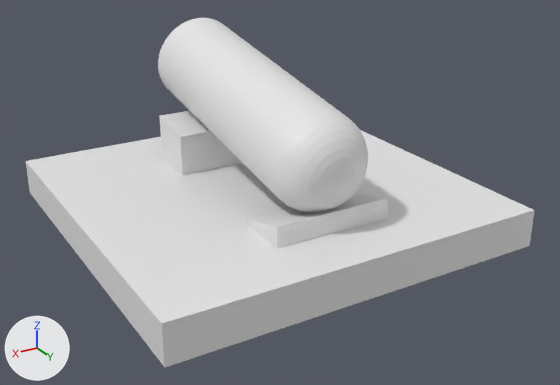
One commit to the Blender file Kanone.blend: the scene before it, then after it.
The view is the same before and after, from a camera (50 mm lens) standing at (3.81, 6.74, 3.62) and looking at (-0.05, 0.32, 0.4). The axes (+X, +Y, +Z) are drawn at lower left. The lights are the same throughout.

The older version as bpy lines, for what is in view:
```python
me_cube = bpy.data.meshes.new('Cube')
me_cube.from_pydata(...)  # a box spanning x -1.0..1.0, y -1.0..1.0, z -1.0..1.0
me_cube.materials.append(mat_material)  # white #e7e7e7
me_cube_001 = bpy.data.meshes.new('Cube.001')
me_cube_001.from_pydata([(-1.0, -1.0, -1.0), (-1.0, -1.0, 1.32), (-1.0, 1.0, -1.0), (-1.0, 1.0, 1.0), (1.0, -1.0, -1.0), (1.0, -1.0, 1.32), (1.0, 1.0, -1.0), (1.0, 1.0, 1.0)], [], [(0, 1, 3, 2), (2, 3, 7, 6), (6, 7, 5, 4), (4, 5, 1, 0), (2, 6, 4, 0), (7, 3, 1, 5)])
me_cube_002 = bpy.data.meshes.new('Cube.002')
me_cube_002.from_pydata(...)  # 14 vertices, 11 faces; spans x -1.0..1.0, y -1.0..1.05, z -1.0..0.07
me_cylinder = bpy.data.meshes.new('Cylinder')
me_cylinder.from_pydata(...)  # 650 vertices, 602 faces; spans x -0.5..0.5, y -0.5..0.5, z -1.5..1.5
ob_cube = bpy.data.objects.new('Cube', me_cube)
ob_cube.location = (0.0, 0.0, 0.2)
ob_cube.scale = (2.0, 2.0, 0.2)
ob_cube_001 = bpy.data.objects.new('Cube.001', me_cube_001)
ob_cube_001.location = (0.0, -0.937, 0.59)
ob_cube_001.scale = (0.625, 0.285, 0.262)
ob_cube_002 = bpy.data.objects.new('Cube.002', me_cube_002)
ob_cube_002.location = (0.0, 1.109, 0.59)
ob_cube_002.rotation_euler = (0.0, 0.0, 3.142)  # degrees (0, 0, 180)
ob_cube_002.scale = (0.625, 0.285, 0.262)
ob_cylinder = bpy.data.objects.new('Cylinder', me_cylinder)
ob_cylinder.location = (0.0, 0.0, 1.2)
ob_cylinder.rotation_euler = (1.396, 0.0, 0.0)  # degrees (80, 0, 0)
```
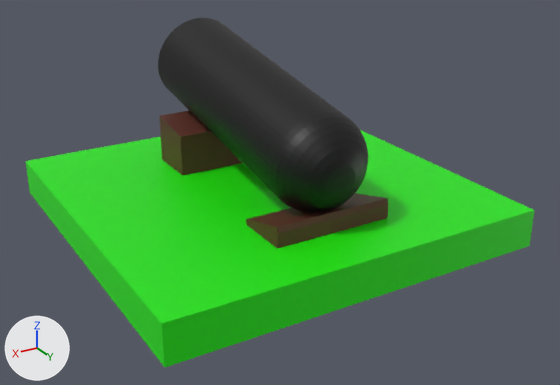
What the commit changed:
Material 'Material.002' (mat_material_002) is new.
Its base color is (0.0, 0.0, 0.0) (black #000000).
Material 'Material.001' (mat_material_001) is new.
Its base color is (0.011, 0.8, 0.0) (green #1be700).
me_cube has 8 vertices, 6 faces and spans x -1.0..1.0, y -1.0..1.0, z -1.0..1.0.
me_cube no longer uses material mat_material (white #e7e7e7).
me_cube now uses material mat_material_001 (green #1be700).
me_cylinder has 650 vertices, 602 faces and spans x -0.5..0.5, y -0.5..0.5, z -1.5..1.5.
me_cylinder now uses material mat_material_002 (black #000000).

Boxes (x1, y1, x2, y2) around the edits, measured in the pictures (560 x 385 px):
'Cube', recoloured (white to green)
    both: (25, 130, 535, 367)
'Cylinder', recoloured (white to black)
    both: (158, 18, 368, 213)
'Cube.002', recoloured
    both: (246, 193, 388, 248)
'Cube.001', recoloured
    both: (159, 111, 242, 175)
